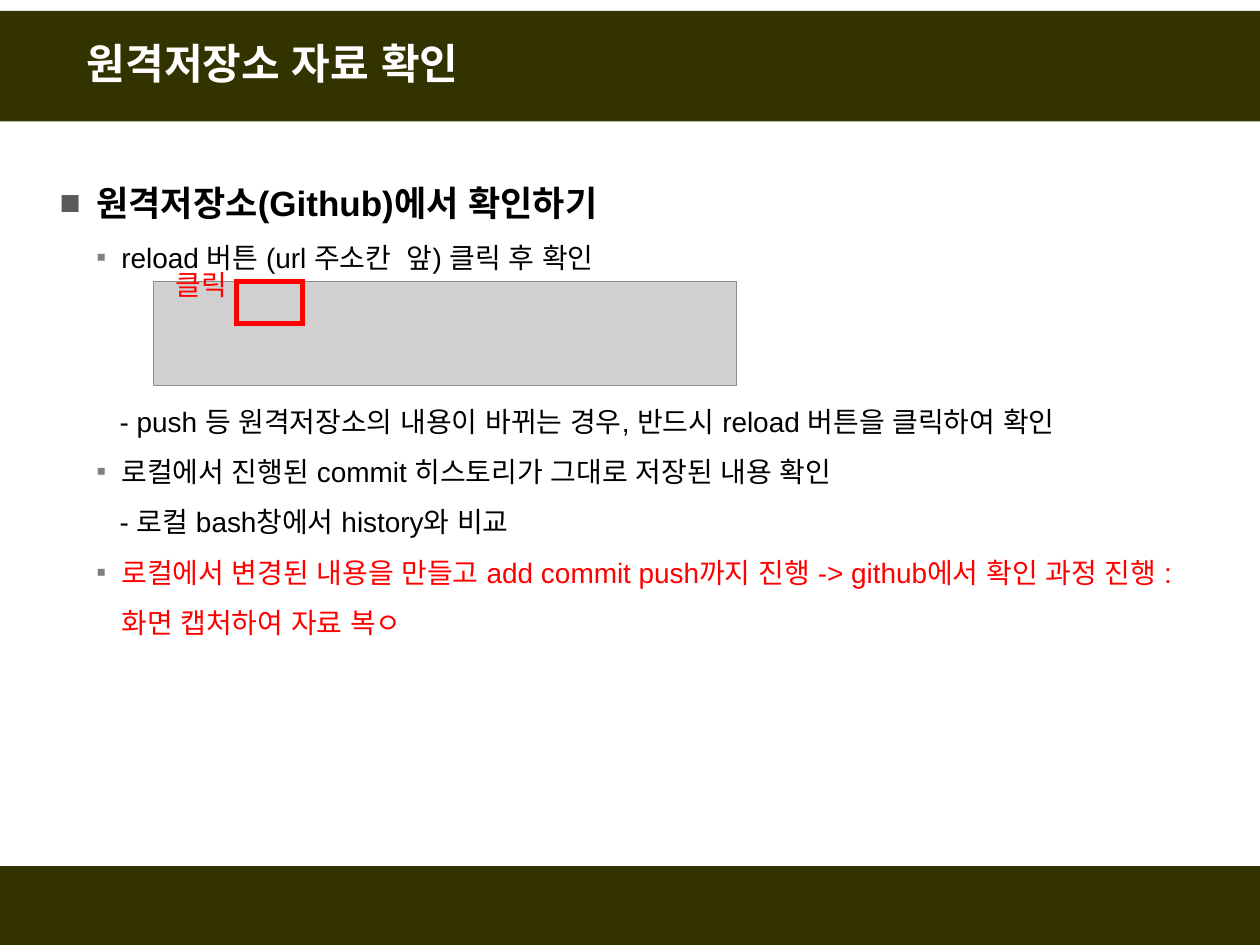
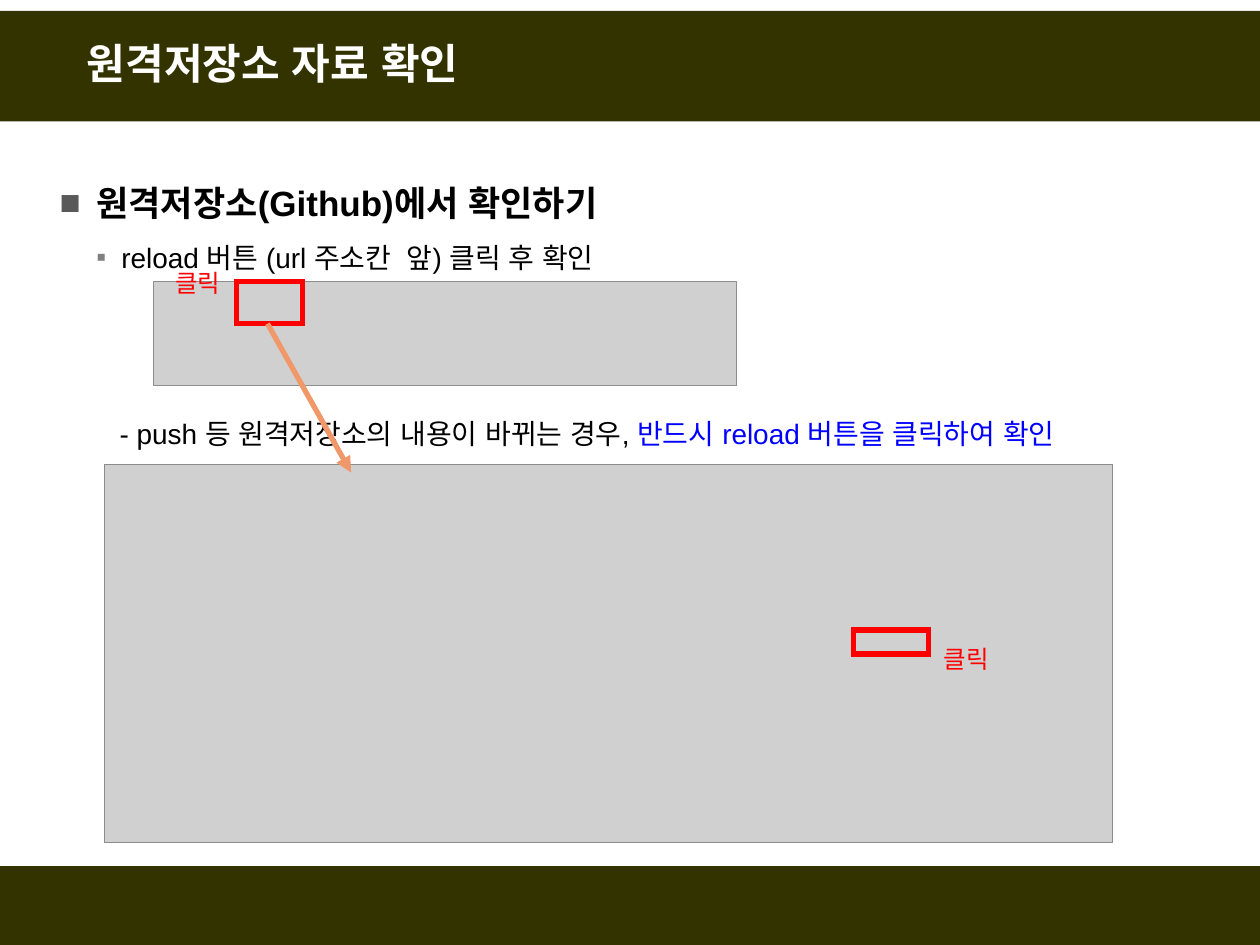
Before and after one commit to fasthill/github-lecture, a slide deck: slide 30 of git및github첫걸음-원격저장소연결.pptx. Drawn at 1260x945 pixels with LibreOffice and Linux fonts; fonts in the diff are those of the drawing; grey boxes stand for pictures. Boxes give left, top, right and bottom in pixels: in the first picture for what was removed or moved away, otherwise in the second. Text is boxed around its words. In the diff, an @@ line names an element or a change of style, - is before the commit and + after.

```diff
--- a/git및github첫걸음-원격저장소연결.pptx
+++ b/git및github첫걸음-원격저장소연결.pptx
@@ text "클릭" at [175,267,220,298]: size 16 to 14 pt @@
@@ arrow added from (267, 324) to (352, 472), #F09869 3 pt @@
@@ text at [137,416,1054,452]: text colour #000000 to #0000FF in "반드시 reload 버튼을 클릭하여 확인" @@
@@ picture added at [105,464,1113,842] @@
@@ text at [121,458,1156,636]: paragraphs removed @@
-  ▪ 로컬에서 진행된 commit 히스토리가 그대로 저장된 내용 확인
-  - 로컬 bash창에서 history와 비교
-  ▪ 로컬에서 변경된 내용을 만들고 add commit push까지 진행 -> github에서 확인 과정 진행 : 화면 캡처하여 자료 복ㅇ
@@ rectangle added at [853,630,927,654], outline #FF0000 3 pt @@
@@ text added at [944,647,989,670], 14 pt, text #FF0000 @@
+클릭
```
Also in this commit, not shown: 5 other slides changed, 11 slides added, 4 slides removed, 3 other files.
